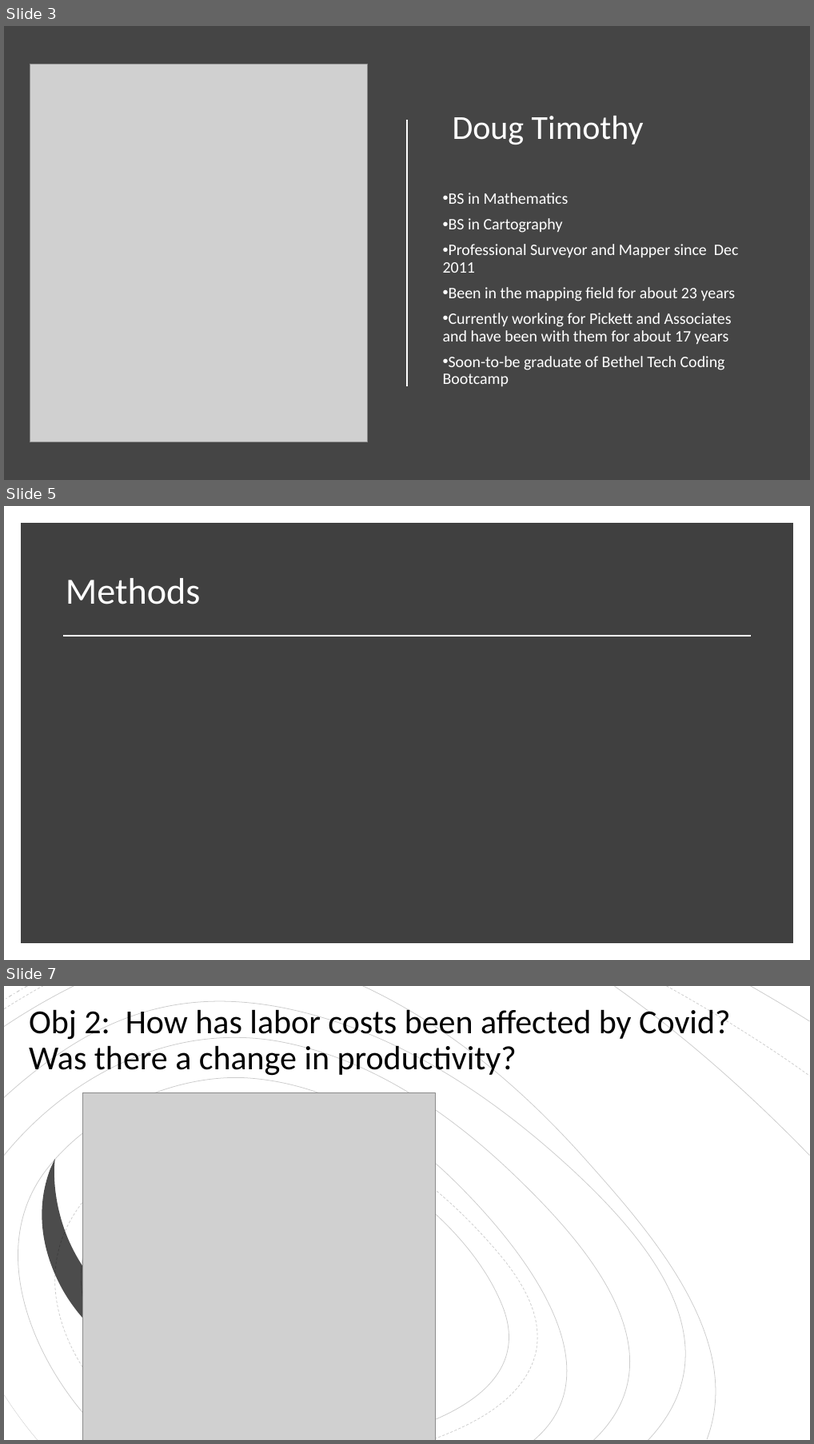
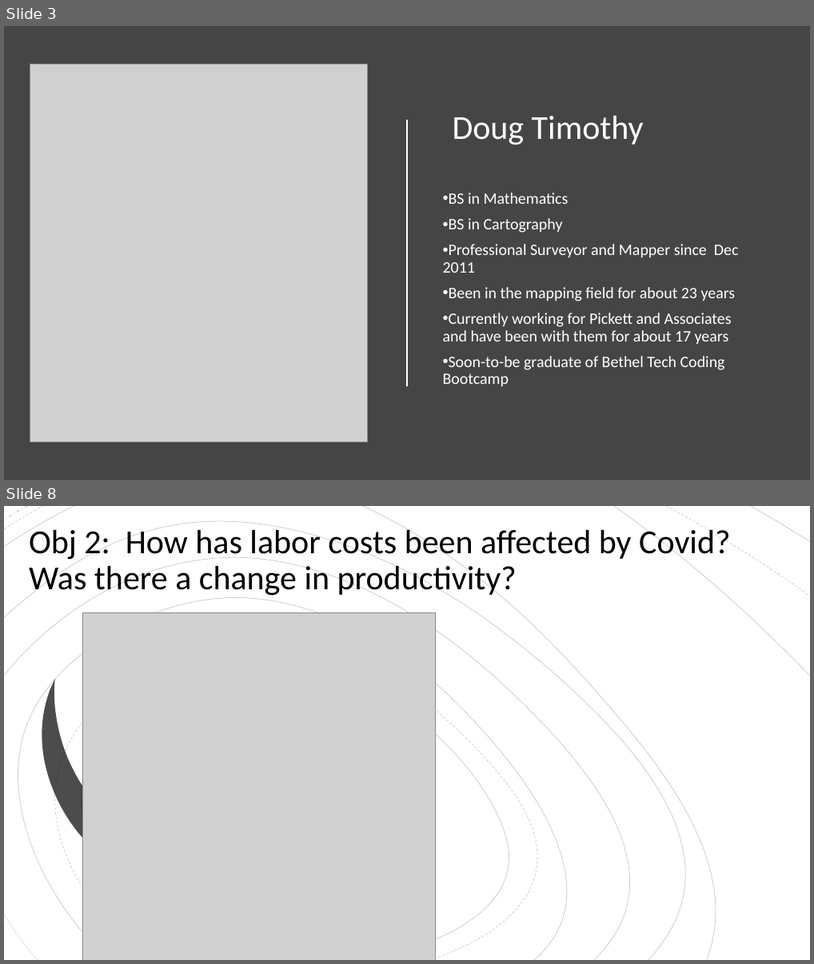
Before and after one commit to East-Coast-Collaboration/Final-Project, a slide deck: Presentation.pptx. Shown one above the other, each under a label of ours: slides 3, 5 and 7 before the commit, slides 3 and 8 after it; the slides between them are not shown. The pictures are 814x1444 and 814x964 pixels, drawn with LibreOffice and Linux fonts; fonts in the diff are those of the drawing; grey boxes stand for pictures. Boxes give left, top, right and bottom in pixels: in the first picture for what was removed or moved away, otherwise in the second. Text is boxed around its words. In the diff, an @@ line names an element or a change of style, - is before the commit and + after.

```diff
--- a/Presentation.pptx
+++ b/Presentation.pptx
@@ slide 5 removed at (4, 506, 810, 960), background #FFFFFF @@
@@ rectangle removed at (25, 527, 790, 939) @@
@@ title removed at (66, 578, 201, 604) @@
-Methods
@@ line removed from (63, 636) to (751, 636) @@
@@ what was slide 7 is now slide 8 @@
```
Also in this commit, not shown: 2 slides changed, 3 slides added, 1 other slide removed, 1 other file.
